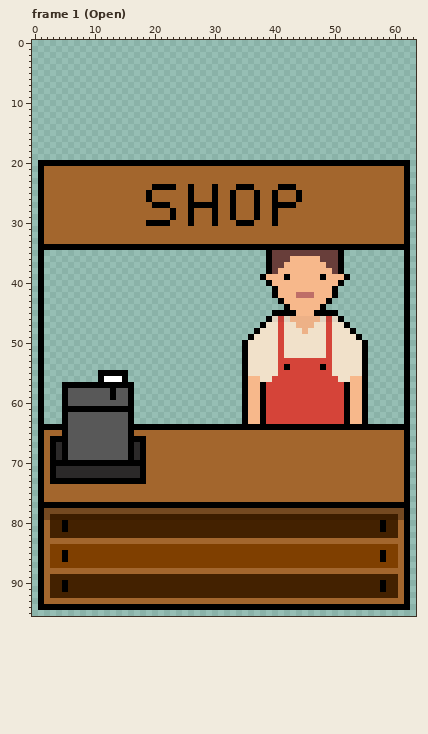
A pixel-art file gets an edit: aseprite/shop.aseprite. The picture above is the old version.
64x96 pixels, 2 frames. Colours within 5 levels of each other are drawn and written as one. Shown: frame 1 (Open). The commit also changed other frames, which this record leaves out.
After the commit:
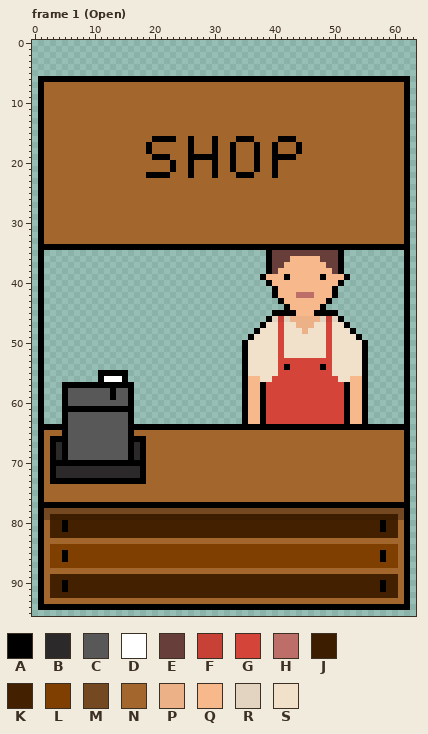
Palette (. is transparent): A #000000  B #2b2929  C #585858  D #ffffff  E #683e3a  F #c84137  G #d54439  H #be6e68  J #3c1d00  K #432100  L #7f3f00  M #744921  N #a3662d  P #edb187  Q #f7b88b  R #e2d4c1  S #f1e1ca
Commit message: ✨ Add click on shop and shop menu
Change:
--- frame 1 (Open)
@@ x 0..63 @@
  5 ................................................................
- 6 ................................................................
- 7 ................................................................
- 8 ................................................................
- 9 ................................................................
-10 ................................................................
-11 ................................................................
-12 ................................................................
-13 ................................................................
-14 ................................................................
-15 ................................................................
-16 ................................................................
-17 ................................................................
-18 ................................................................
-19 ................................................................
-20 .AAAAAAAAAAAAAAAAAAAAAAAAAAAAAAAAAAAAAAAAAAAAAAAAAAAAAAAAAAAAAA.
-21 .ANNNNNNNNNNNNNNNNNNNNNNNNNNNNNNNNNNNNNNNNNNNNNNNNNNNNNNNNNNNNA.
-22 .ANNNNNNNNNNNNNNNNNNNNNNNNNNNNNNNNNNNNNNNNNNNNNNNNNNNNNNNNNNNNA.
+ 6 .AAAAAAAAAAAAAAAAAAAAAAAAAAAAAAAAAAAAAAAAAAAAAAAAAAAAAAAAAAAAAA.
+ 7 .ANNNNNNNNNNNNNNNNNNNNNNNNNNNNNNNNNNNNNNNNNNNNNNNNNNNNNNNNNNNNA.
+ 8 .ANNNNNNNNNNNNNNNNNNNNNNNNNNNNNNNNNNNNNNNNNNNNNNNNNNNNNNNNNNNNA.
+ 9 .ANNNNNNNNNNNNNNNNNNNNNNNNNNNNNNNNNNNNNNNNNNNNNNNNNNNNNNNNNNNNA.
+10 .ANNNNNNNNNNNNNNNNNNNNNNNNNNNNNNNNNNNNNNNNNNNNNNNNNNNNNNNNNNNNA.
+11 .ANNNNNNNNNNNNNNNNNNNNNNNNNNNNNNNNNNNNNNNNNNNNNNNNNNNNNNNNNNNNA.
+12 .ANNNNNNNNNNNNNNNNNNNNNNNNNNNNNNNNNNNNNNNNNNNNNNNNNNNNNNNNNNNNA.
+13 .ANNNNNNNNNNNNNNNNNNNNNNNNNNNNNNNNNNNNNNNNNNNNNNNNNNNNNNNNNNNNA.
+14 .ANNNNNNNNNNNNNNNNNNNNNNNNNNNNNNNNNNNNNNNNNNNNNNNNNNNNNNNNNNNNA.
+15 .ANNNNNNNNNNNNNNNNNNNNNNNNNNNNNNNNNNNNNNNNNNNNNNNNNNNNNNNNNNNNA.
+16 .ANNNNNNNNNNNNNNNNNNAAAANNANNNANNNAAANNNNAAANNNNNNNNNNNNNNNNNNA.
+17 .ANNNNNNNNNNNNNNNNNANNNNNNANNNANNANNNANNANNNANNNNNNNNNNNNNNNNNA.
+18 .ANNNNNNNNNNNNNNNNNANNNNNNANNNANNANNNANNANNNANNNNNNNNNNNNNNNNNA.
+19 .ANNNNNNNNNNNNNNNNNNAAANNNAAAAANNANNNANNAAAANNNNNNNNNNNNNNNNNNA.
+20 .ANNNNNNNNNNNNNNNNNNNNNANNANNNANNANNNANNANNNNNNNNNNNNNNNNNNNNNA.
+21 .ANNNNNNNNNNNNNNNNNNNNNANNANNNANNANNNANNANNNNNNNNNNNNNNNNNNNNNA.
+22 .ANNNNNNNNNNNNNNNNNAAAANNNANNNANNNAAANNNANNNNNNNNNNNNNNNNNNNNNA.
 23 .ANNNNNNNNNNNNNNNNNNNNNNNNNNNNNNNNNNNNNNNNNNNNNNNNNNNNNNNNNNNNA.
-24 .ANNNNNNNNNNNNNNNNNNAAAANNANNNANNNAAANNNNAAANNNNNNNNNNNNNNNNNNA.
-25 .ANNNNNNNNNNNNNNNNNANNNNNNANNNANNANNNANNANNNANNNNNNNNNNNNNNNNNA.
-26 .ANNNNNNNNNNNNNNNNNANNNNNNANNNANNANNNANNANNNANNNNNNNNNNNNNNNNNA.
-27 .ANNNNNNNNNNNNNNNNNNAAANNNAAAAANNANNNANNAAAANNNNNNNNNNNNNNNNNNA.
-28 .ANNNNNNNNNNNNNNNNNNNNNANNANNNANNANNNANNANNNNNNNNNNNNNNNNNNNNNA.
-29 .ANNNNNNNNNNNNNNNNNNNNNANNANNNANNANNNANNANNNNNNNNNNNNNNNNNNNNNA.
-30 .ANNNNNNNNNNNNNNNNNAAAANNNANNNANNNAAANNNANNNNNNNNNNNNNNNNNNNNNA.
+24 .ANNNNNNNNNNNNNNNNNNNNNNNNNNNNNNNNNNNNNNNNNNNNNNNNNNNNNNNNNNNNA.
+25 .ANNNNNNNNNNNNNNNNNNNNNNNNNNNNNNNNNNNNNNNNNNNNNNNNNNNNNNNNNNNNA.
+26 .ANNNNNNNNNNNNNNNNNNNNNNNNNNNNNNNNNNNNNNNNNNNNNNNNNNNNNNNNNNNNA.
+27 .ANNNNNNNNNNNNNNNNNNNNNNNNNNNNNNNNNNNNNNNNNNNNNNNNNNNNNNNNNNNNA.
+28 .ANNNNNNNNNNNNNNNNNNNNNNNNNNNNNNNNNNNNNNNNNNNNNNNNNNNNNNNNNNNNA.
+29 .ANNNNNNNNNNNNNNNNNNNNNNNNNNNNNNNNNNNNNNNNNNNNNNNNNNNNNNNNNNNNA.
+30 .ANNNNNNNNNNNNNNNNNNNNNNNNNNNNNNNNNNNNNNNNNNNNNNNNNNNNNNNNNNNNA.
 31 .ANNNNNNNNNNNNNNNNNNNNNNNNNNNNNNNNNNNNNNNNNNNNNNNNNNNNNNNNNNNNA.
Boxes around the changes in both pictures, in picture pixels (x1, y1, x2, y2):
changed: (38, 76, 410, 226)
